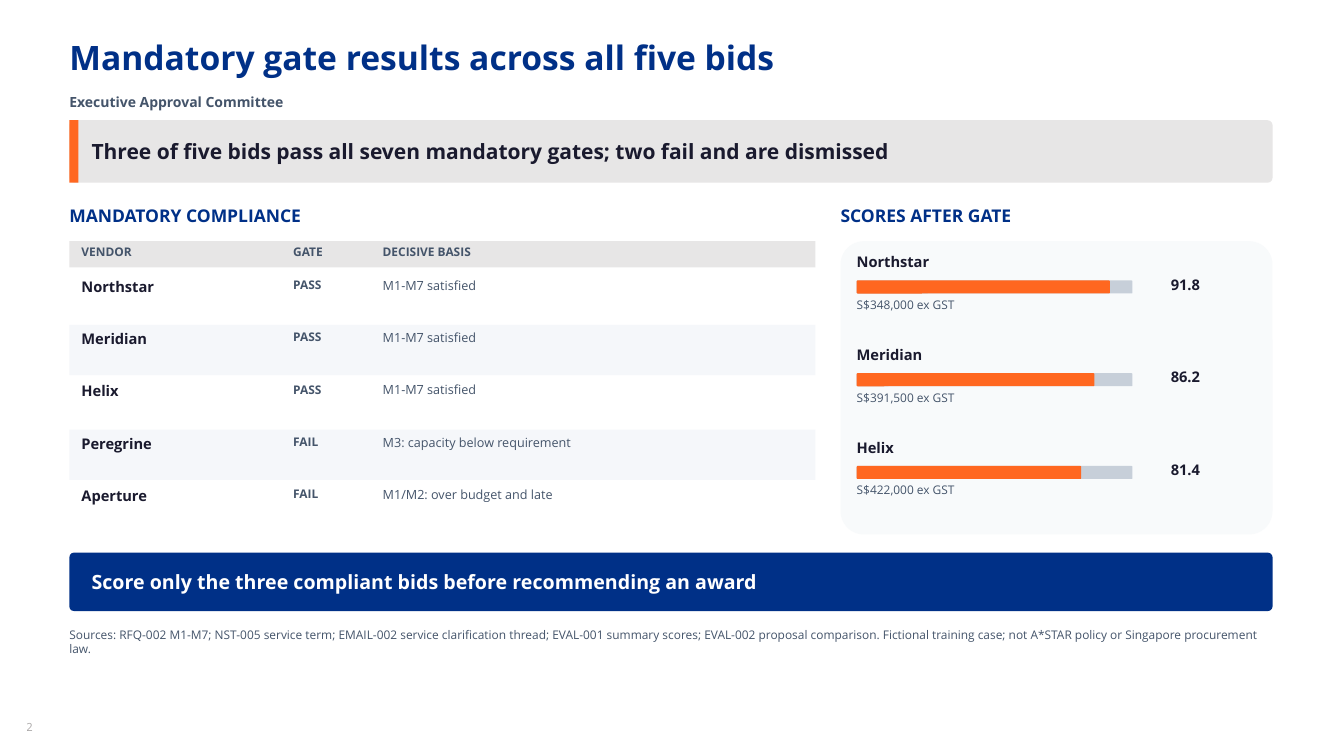
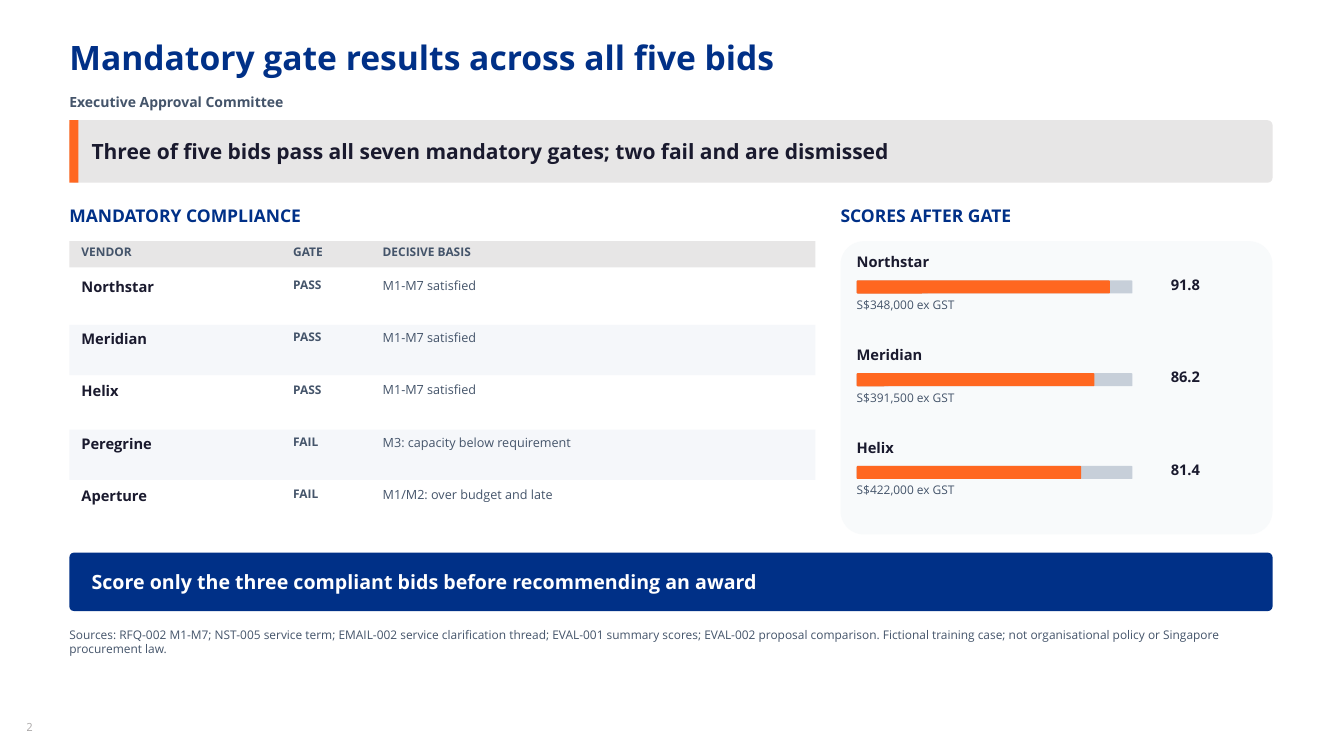
Before and after one commit to gauravmm/ai-for-lr, a slide deck: slide 2 of case/05-initial-output/INITIAL-003.pptx. Drawn at 1344x756 pixels with LibreOffice and Linux fonts; fonts in the diff are those of the drawing; background and template pictures are left out. Boxes give left, top, right and bottom in pixels: in the first picture for what was removed or moved away, otherwise in the second. Text is boxed around its words. In the diff, an @@ line names an element or a change of style, - is before the commit and + after.

```diff
--- a/case/05-initial-output/INITIAL-003.pptx
+++ b/case/05-initial-output/INITIAL-003.pptx
@@ text at <box>69,630,1219,656</box>: text changed @@
-Sources: RFQ-002 M1-M7; NST-005 service term; EMAIL-002 service clarification thread; EVAL-001 summary scores; EVAL-002 proposal comparison. Fictional training case; not A*STAR policy or Singapore procurement law.
+Sources: RFQ-002 M1-M7; NST-005 service term; EMAIL-002 service clarification thread; EVAL-001 summary scores; EVAL-002 proposal comparison. Fictional training case; not organisational policy or Singapore procurement law.
```
Also in this commit, not shown: 2 other slides changed, 22 other files.
